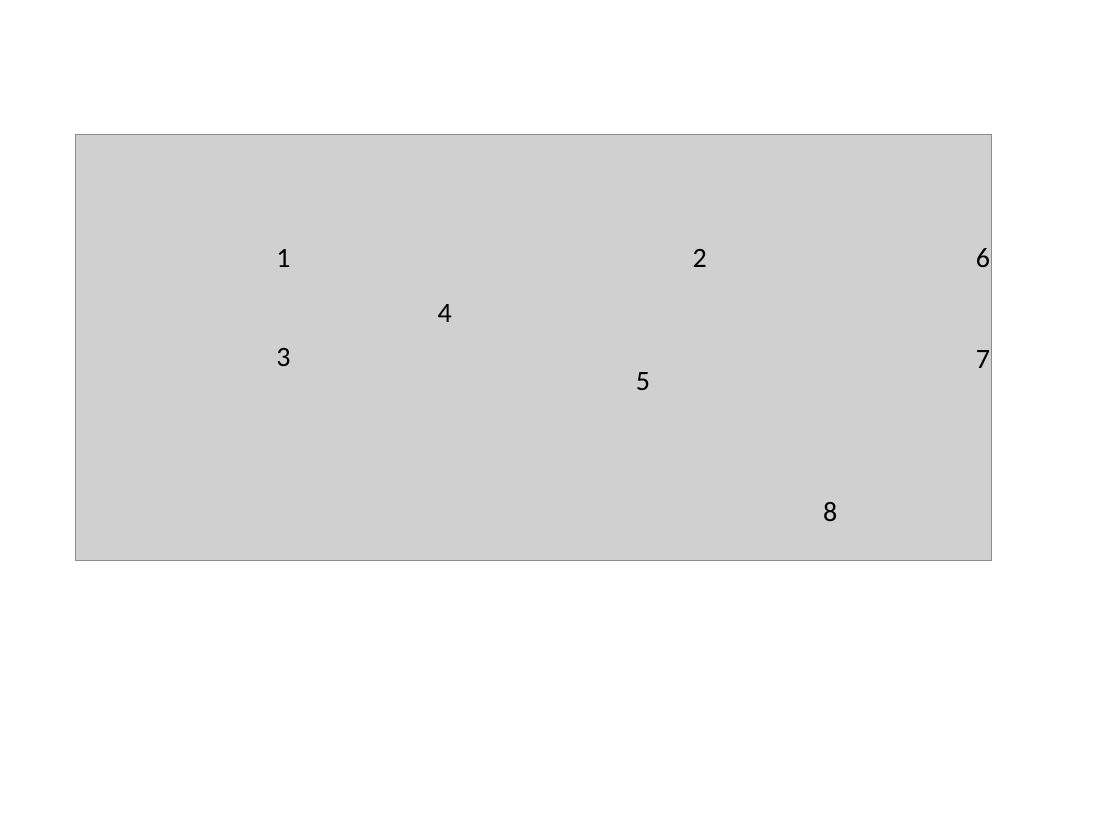
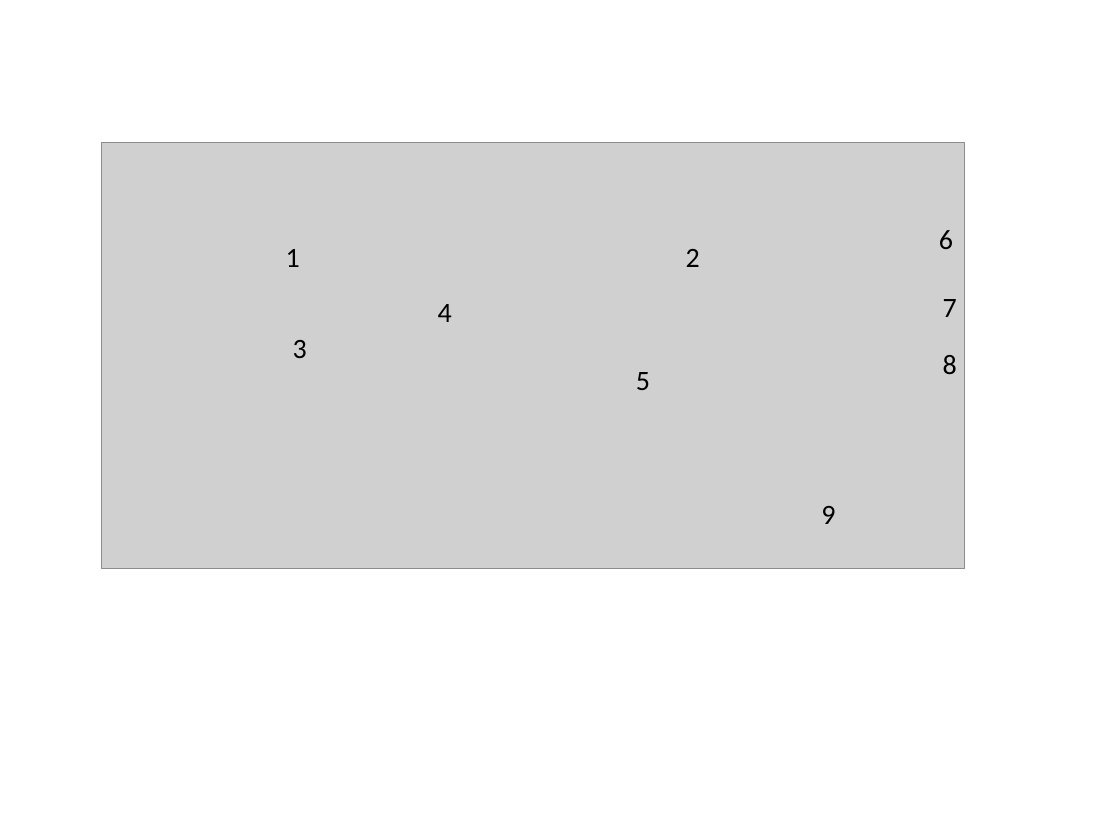
Before and after one commit to DePrettoM/EEGpal, a slide deck: slide 23 of Manuels/picture_EEGpal_manuals.pptx (slide 22 before the commit). Drawn at 1120x840 pixels with LibreOffice and Linux fonts; fonts in the diff are those of the drawing; grey boxes stand for pictures. Boxes give left, top, right and bottom in pixels: in the first picture for what was removed or moved away, otherwise in the second. Text is boxed around its words. In the diff, an @@ line names an element or a change of style, - is before the commit and + after.

```diff
--- a/Manuels/picture_EEGpal_manuals.pptx
+++ b/Manuels/picture_EEGpal_manuals.pptx
@@ picture resized from (x1=75, y1=134, x2=991, y2=560) to (x1=101, y1=142, x2=964, y2=568) @@
@@ text "1" moved from (x1=276, y1=249, x2=290, y2=267) to (x1=286, y1=249, x2=300, y2=267) @@
@@ text "2" moved from (x1=693, y1=249, x2=707, y2=267) to (x1=686, y1=249, x2=700, y2=267) @@
@@ text "6" moved from (x1=976, y1=248, x2=990, y2=267) to (x1=939, y1=230, x2=953, y2=249) @@
@@ text "7" moved from (x1=976, y1=350, x2=990, y2=368) to (x1=943, y1=299, x2=957, y2=317) @@
@@ text "3" moved from (x1=276, y1=348, x2=290, y2=366) to (x1=293, y1=340, x2=307, y2=358) @@
@@ text "8" moved from (x1=823, y1=502, x2=837, y2=521) to (x1=943, y1=355, x2=957, y2=374) @@
@@ text added at (x1=821, y1=506, x2=835, y2=524), 18 pt, text #000000 @@
+9
```
Also in this commit, not shown: 1 other slide changed, 1 slide added, 8 other files.
